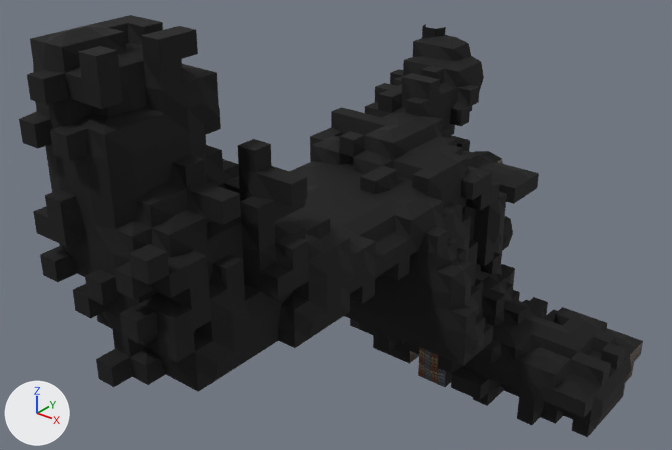
The FBX model Assets/Resources/Instances/Meshes/NewGameGH/5th Instance.FBX as it was, and as the next commit left it.
Both versions are drawn from a camera (50 mm lens) standing at (31.8, -40.5, 36.2) and looking at (4.7, -6.6, 15.3). Every picture has the same lights, and +X, +Y and +Z are marked at lower left.

The first picture shows '5thInstance_Level01_Geometry'.
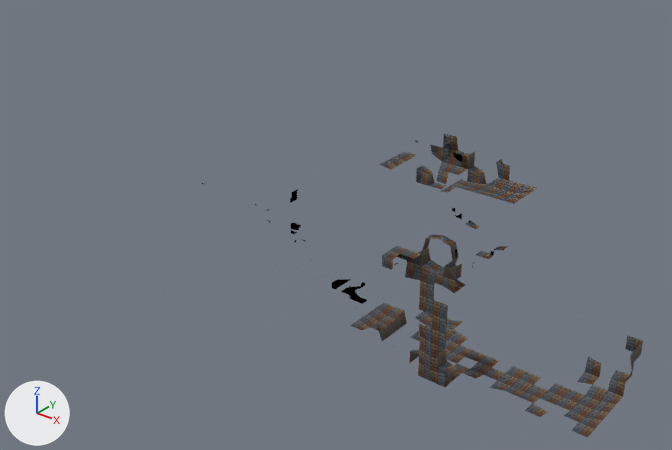
Where the change shows, as pixel boxes (x1, y1, x2, y2) in the pictures (672 x 450 px):
'5thInstance_Level01_Geometry', surface changed
    both: (19, 15, 643, 438)

The change, as a diff of the scene's bpy script:
```diff
--- a/Assets/Resources/Instances/Meshes/NewGameGH/5th Instance.FBX.py
+++ b/Assets/Resources/Instances/Meshes/NewGameGH/5th Instance.FBX.py
@@ mat_material__35 @@
 mat_material__35 = principled_material('Material #35')
-mat_material__35.texture = img_ghatlas_png
+mat_material__35.texture = img_ghatlas_png  # with its transparency
 mat_material__35.roughness = 0.859
```
